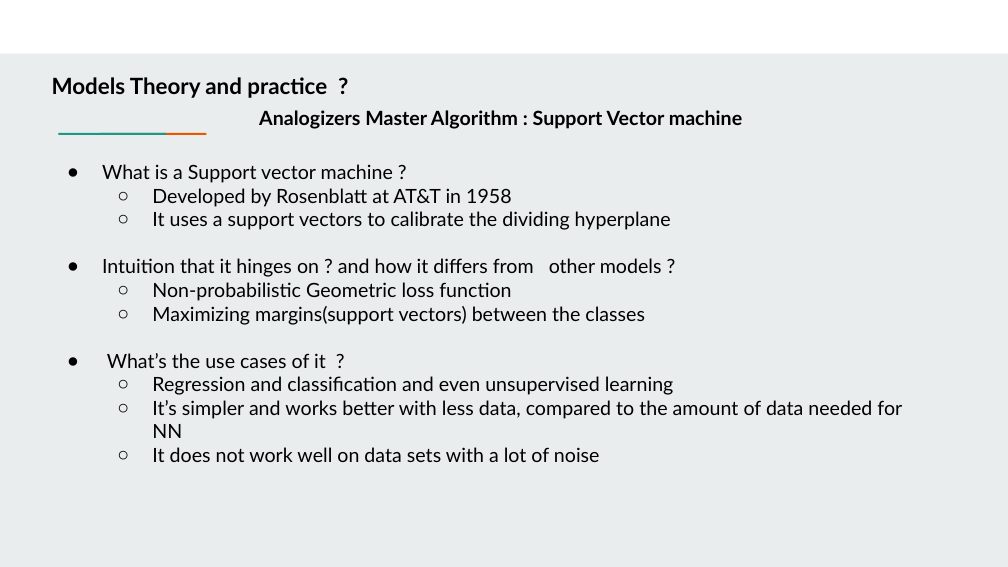
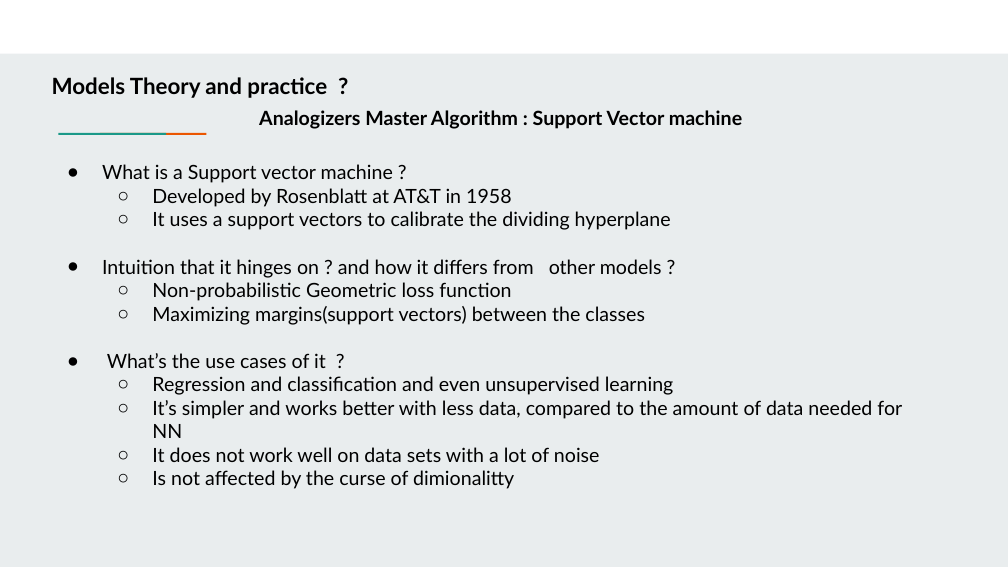
Before and after one commit to farouqBenarous/Machine_Learning_101_Workshop, a slide deck: slide 20 of 20-03-2021/Presentation/Machine learning 101.pptx (slide 19 before the commit). Drawn at 1008x567 pixels with LibreOffice and Linux fonts; fonts in the diff are those of the drawing. Boxes give left, top, right and bottom in pixels: in the first picture for what was removed or moved away, otherwise in the second. Text is boxed around its words. In the diff, an @@ line names an element or a change of style, - is before the commit and + after.

```diff
--- a/20-03-2021/Presentation/Machine learning 101.pptx
+++ b/20-03-2021/Presentation/Machine learning 101.pptx
@@ text at <box>152,470,514,489</box>: paragraph added @@
+  ○ Is not affected by the curse of dimionalitty
```
Also in this commit, not shown: 6 other slides changed, 2 slides added, 2 slides removed, 3 other files.
